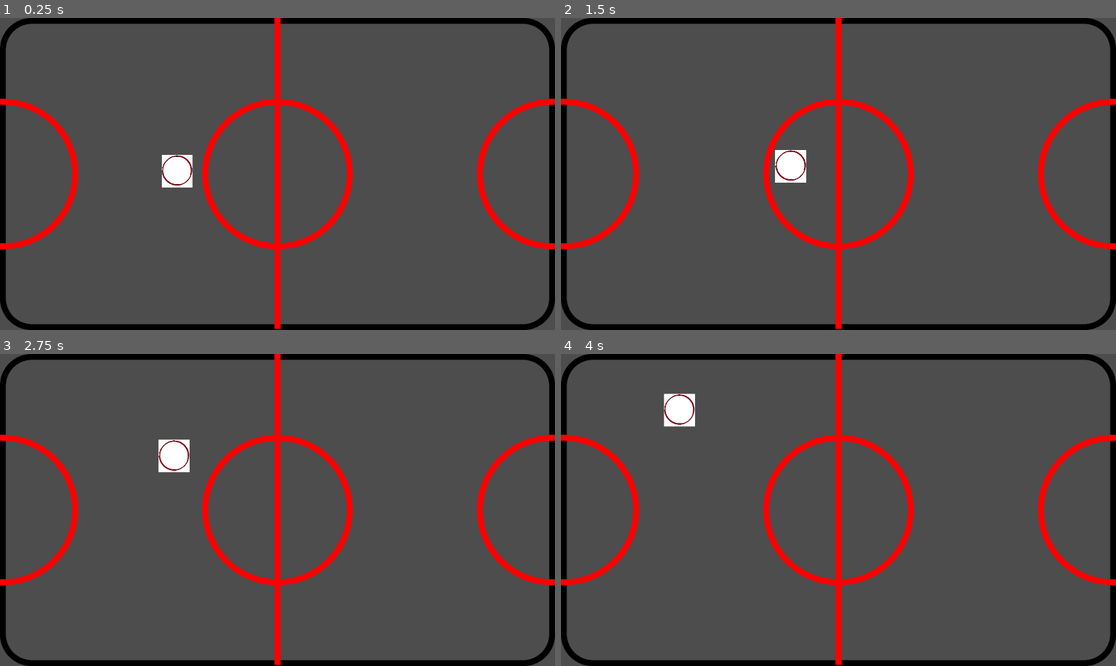
Above: before the commit, frames 1-4 (two rows, left to right).
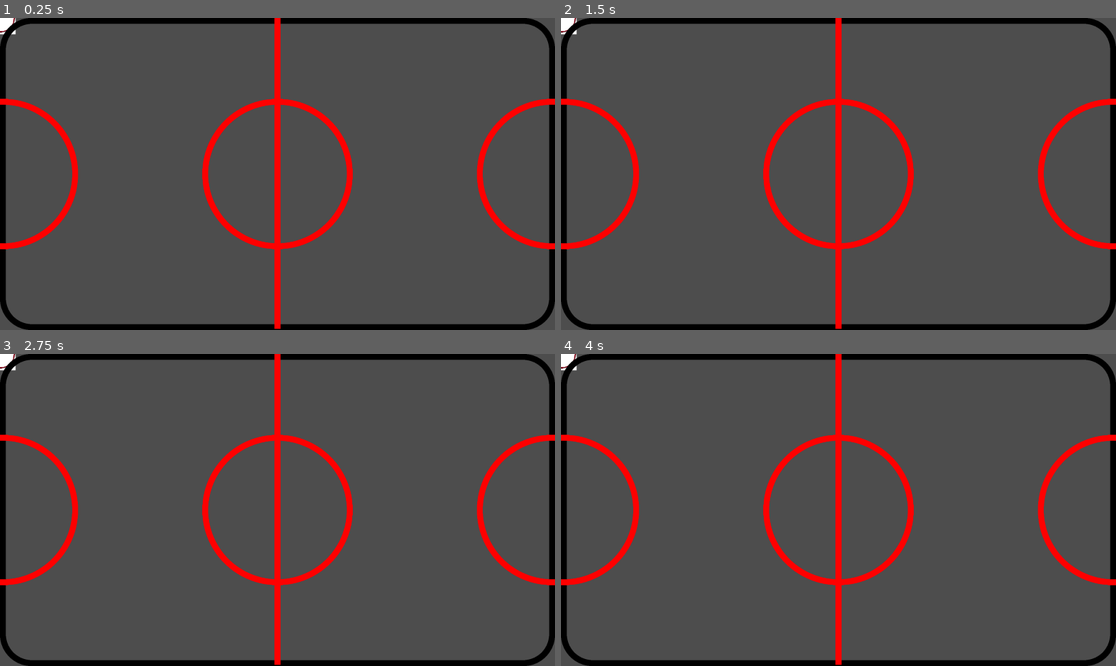
Above: after the commit, the same moments.

Repository: SingleArity/CoffeeTableAirHockey
Game: Godot game, scene res://Scenes/Game.tscn
The game is run twice, just before and just after one commit, with the same random seed, the same clock (stepped at 60 frames per second) and the same inputs.
Inputs:
- Up to frame 1 (0.25 s): no input
- Up to frame 2 (1.5 s): no input
- Up to frame 3 (2.75 s): no input
- Up to frame 4 (4 s): no input

The runs differ from the first frame. In frame 1, 0.7% of the frame differs, in the area x 0-35%, y 0-55%; in frame 2, 0.7%; in frame 3, 0.7%; in frame 4, 0.7%, in the area x 0-25%, y 0-24%.

Commit message:
Added collision logic

Diff:
--- a/Code/bounce_movement.gd
+++ b/Code/bounce_movement.gd
@@ -1,4 +1,4 @@
-extends Sprite2D
+extends RigidBody2D
 
 var velocity = Vector2.ZERO
 var speed = 200
@@ -7,20 +7,12 @@
 
 func _ready():
 	# Initialize random direction
-	var angle = randf_range(0, 2 * PI)
+	var angle = PI # randf_range(0, 2 * PI)
 	velocity = Vector2(cos(angle), sin(angle)) * speed
-	rigid_body = $RigidPhysics
+	linear_velocity = velocity
 
 func _physics_process(delta):
-	# Move the node
-	position += velocity * delta
-
-	# Check for collisions with bounds and bounce
-	if position.x < bounds.position.x or position.x > bounds.position.x + bounds.size.x:
-		velocity.x = - velocity.x
-		position.x = clamp(position.x, bounds.position.x, bounds.position.x + bounds.size.x)
-	if position.y < bounds.position.y or position.y > bounds.position.y + bounds.size.y:
-		velocity.y = - velocity.y
-		position.y = clamp(position.y, bounds.position.y, bounds.position.y + bounds.size.y)
-	rigid_body.linear_velocity.x = velocity.x
-	rigid_body.linear_velocity.y = velocity.y
+	# Move and collide with walls if needed
+	var collision_info = move_and_collide(velocity * delta)
+	if collision_info:
+		velocity = velocity.bounce(collision_info.get_normal())
--- a/Scenes/Game.tscn
+++ b/Scenes/Game.tscn
@@ -1,8 +1,20 @@
-[gd_scene load_steps=9 format=3 uid="uid://o2jdyc81i6pm"]
+[gd_scene load_steps=11 format=3 uid="uid://o2jdyc81i6pm"]
 
 [ext_resource type="Texture2D" uid="uid://bh5208qy3hlkn" path="res://Sprites/Table.png" id="1_a2wf4"]
 [ext_resource type="Script" path="res://Code/bounce_movement.gd" id="2_73mmo"]
 [ext_resource type="Texture2D" uid="uid://c0ex6v8ar78vd" path="res://Sprites/puck.bmp" id="2_sbewx"]
+
+[sub_resource type="PhysicsMaterial" id="PhysicsMaterial_b48tr"]
+friction = 0.0
+bounce = 1.0
+
+[sub_resource type="CanvasItemMaterial" id="CanvasItemMaterial_eaksn"]
+
+[sub_resource type="CircleShape2D" id="CircleShape2D_uh7by"]
+radius = 50.0
+
+[sub_resource type="RectangleShape2D" id="RectangleShape2D_tuca0"]
+size = Vector2(1842, 61)
 
 [sub_resource type="AtlasTexture" id="AtlasTexture_j4pa8"]
 atlas = ExtResource("1_a2wf4")
@@ -19,30 +31,47 @@
 "speed": 5.0
 }]
 
-[sub_resource type="CanvasItemMaterial" id="CanvasItemMaterial_eaksn"]
-
-[sub_resource type="PhysicsMaterial" id="PhysicsMaterial_b48tr"]
-
-[sub_resource type="CircleShape2D" id="CircleShape2D_uh7by"]
-radius = 50.0
+[sub_resource type="RectangleShape2D" id="RectangleShape2D_denrl"]
+size = Vector2(113, 1010)
 
 [node name="Game" type="Node2D"]
 
-[node name="Table" type="Node2D" parent="."]
+[node name="Puck" type="Node2D" parent="."]
 
-[node name="Sprite" type="AnimatedSprite2D" parent="Table"]
+[node name="Puck" type="Sprite2D" parent="Puck/RigidPhysics"]
+material = SubResource("CanvasItemMaterial_eaksn")
+texture = ExtResource("2_sbewx")
+
+[node name="RigidPhysics" type="RigidBody2D" parent="Puck"]
+position = Vector2(574, 498)
+collision_mask = 7
+physics_material_override = SubResource("PhysicsMaterial_b48tr")
+gravity_scale = 0.0
+contact_monitor = true
+max_contacts_reported = 3
+script = ExtResource("2_73mmo")
+
+[node name="Collision" type="CollisionShape2D" parent="Puck/RigidPhysics"]
+shape = SubResource("CircleShape2D_uh7by")
+
+[node name="StaticBody2D" type="StaticBody2D" parent="."]
+
+[node name="CollisionShape2D" type="CollisionShape2D" parent="StaticBody2D"]
+position = Vector2(955, 4.5)
+shape = SubResource("RectangleShape2D_tuca0")
+
+[node name="Sprite" type="AnimatedSprite2D" parent="StaticBody2D"]
 sprite_frames = SubResource("SpriteFrames_dxil8")
 centered = false
 
-[node name="Puck" type="Sprite2D" parent="."]
-material = SubResource("CanvasItemMaterial_eaksn")
-position = Vector2(574, 498)
-texture = ExtResource("2_sbewx")
-script = ExtResource("2_73mmo")
+[node name="CollisionShape2D2" type="CollisionShape2D" parent="StaticBody2D"]
+position = Vector2(930, 1063)
+shape = SubResource("RectangleShape2D_tuca0")
 
-[node name="RigidPhysics" type="RigidBody2D" parent="Puck"]
-physics_material_override = SubResource("PhysicsMaterial_b48tr")
-linear_velocity = Vector2(1, 1)
+[node name="CollisionShape2D3" type="CollisionShape2D" parent="StaticBody2D"]
+position = Vector2(1892, 542)
+shape = SubResource("RectangleShape2D_denrl")
 
-[node name="Collision" type="CollisionShape2D" parent="Puck/RigidPhysics"]
-shape = SubResource("CircleShape2D_uh7by")
+[node name="CollisionShape2D4" type="CollisionShape2D" parent="StaticBody2D"]
+position = Vector2(-28.5, 529)
+shape = SubResource("RectangleShape2D_denrl")
